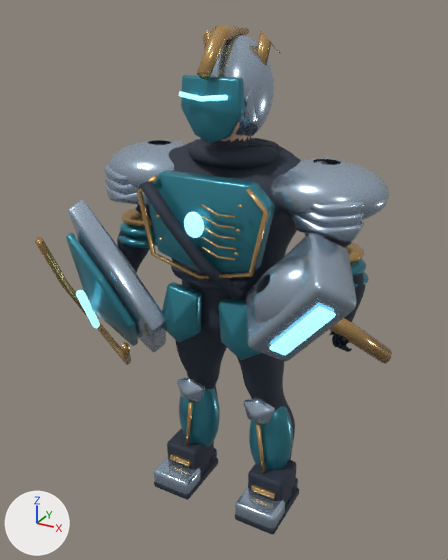
Two versions of the FBX model Assets/Alterverse/Resources/AuthoredHeroes/Kaelon.fbx, one commit apart.
Rendered twice from a 50 mm lens placed at (1.09, -2.07, 2.1), pointed at (-0.02, -0.05, 1.09). The lights are fixed; the arrows at lower left show +X, +Y and +Z. The older version comes first. Vertices at exactly the same position are counted once.

In view in the first picture: 'DF_Anatomy', 'DF_WeaponL', 'DF_WeaponR'.
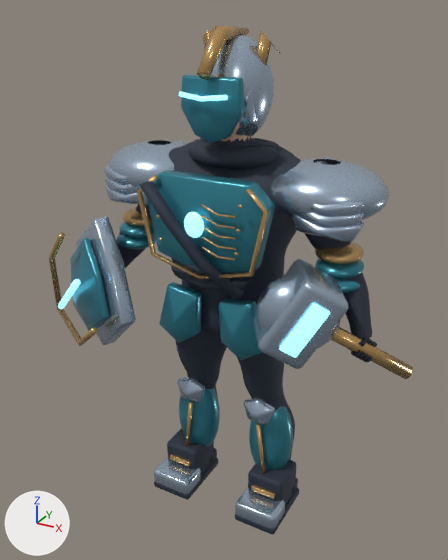
Location of each change, (x1, y1, x2, y2) in pixels of the pictures (448 x 560 px; the box of a moved part takes in the faces that stretch with it):
'DF_WeaponR', reshaped (10% wider, 8% shorter): before (246, 233, 392, 364); after (253, 259, 413, 379)
'DF_WeaponL', reshaped (33% narrower, 21% shorter): before (35, 200, 166, 365); after (49, 216, 136, 346)
part 1 of me_df_anatomy, moved or reshaped: before (120, 222, 155, 238); after (119, 221, 155, 238)
part 2 of me_df_anatomy, moved or reshaped: before (118, 235, 157, 248); after (117, 234, 156, 249)
part 3 of me_df_anatomy, moved or reshaped: before (341, 241, 364, 264); after (315, 241, 364, 265)
part 4 of me_df_anatomy, moved or reshaped (mostly hidden before): before (350, 258, 366, 276); after (315, 258, 364, 279)
part 5 of me_df_anatomy, moved or reshaped (mostly hidden): before (354, 272, 369, 288); after (335, 278, 360, 293)
part 6 of me_df_anatomy, moved or reshaped: before (343, 344, 352, 352); after (364, 341, 377, 362)
part 7 of me_df_anatomy, moved or reshaped: before (340, 342, 348, 350); after (360, 339, 374, 361)
part 8 of me_df_anatomy, moved or reshaped: before (336, 337, 345, 349); after (356, 338, 370, 359)
part 9 of me_df_anatomy, moved or reshaped: before (332, 334, 341, 347); after (351, 336, 365, 357)
part 10 of me_df_anatomy, moved or reshaped (mostly hidden before): before (340, 337, 346, 342); after (359, 337, 367, 347)
part 11 of me_df_anatomy, moved or reshaped: before (117, 239, 150, 273); after (116, 240, 146, 268)
part 12 of me_df_anatomy, moved or reshaped: before (330, 285, 366, 337); after (343, 281, 372, 339)
part 14 of me_df_weaponr, rebuilt: before (251, 256, 304, 322); after (253, 259, 349, 369)
part 15 of me_df_weaponr, rebuilt (23% narrower, 42% shorter): before (246, 233, 357, 362); after (256, 275, 341, 349)
part 16 of me_df_weaponr, rebuilt (22% narrower, 12% taller): before (270, 306, 336, 355); after (279, 303, 330, 358)
part 17 of me_df_weaponr, rebuilt: before (330, 317, 392, 364); after (331, 327, 413, 379)

Diff of the bpy script that builds the scene:
```diff
--- a/Assets/Alterverse/Resources/AuthoredHeroes/Kaelon.fbx.py
+++ b/Assets/Alterverse/Resources/AuthoredHeroes/Kaelon.fbx.py
@@ me_df_weaponr @@
-me_df_weaponr.from_pydata(...)  # 519 vertices, 486 faces; spans x 0.163..0.662, y -0.418..0.073, z 0.846..1.42
+me_df_weaponr.from_pydata(...)  # 514 vertices, 481 faces; spans x 0.212..0.757, y -0.412..0.007, z 0.842..1.3
+# me_df_weaponr part 14: the loose piece of 312 vertices spanning x 0.224..0.546, y -0.397..-0.121, z 1.014..1.354 is rebuilt with 96 vertices and now spans x 0.212..0.565, y -0.412..-0.097, z 0.956..1.3
+# me_df_weaponr part 15: the loose piece of 96 vertices spanning x 0.163..0.604, y -0.418..-0.101, z 0.948..1.42 is rebuilt with 312 vertices and now spans x 0.251..0.526, y -0.375..-0.134, z 0.985..1.271
+# me_df_weaponr part 16: the loose piece of 89 vertices spanning x 0.339..0.555, y -0.403..-0.339, z 1.007..1.244 is rebuilt with 84 vertices and now spans x 0.379..0.522, y -0.397..-0.31, z 1.019..1.225
+# me_df_weaponr part 17: the loose piece of 20 vertices spanning x 0.406..0.662, y -0.233..0.073, z 0.846..1.167 is rebuilt with 20 vertices and now spans x 0.43..0.757, y -0.238..0.007, z 0.842..1.106
+# other edits to the shape of me_df_weaponr do not show in these pictures
 me_df_weaponr.materials.append(mat_champagne_metal)
@@ me_df_anatomy @@
-me_df_anatomy.from_pydata(...)  # 22752 vertices, 21647 faces; spans x -0.59..0.59, y -0.33..0.21, z 0.02..2.05
+me_df_anatomy.from_pydata(...)  # 22752 vertices, 21647 faces; spans x -0.64..0.63, y -0.33..0.21, z 0.02..2.05
+# me_df_anatomy part 1: the loose piece of 312 vertices spanning x -0.54..-0.34, y -0.11..0.09, z 1.2..1.27 is scaled about its middle by (0.9, 0.9, 1), then moved by (-0.01, -0.01, 0.0)
+# me_df_anatomy part 2: the loose piece of 312 vertices spanning x -0.55..-0.36, y -0.11..0.09, z 1.15..1.22 is multiplied about its middle by the matrix ((0.91, 0.004, 0.028), (-0.005, 0.909, 0.047), (-0.027, -0.047, 0.908)), then moved by (-0.01, -0.02, 0.0)
+# me_df_anatomy part 3: the loose piece of 312 vertices spanning x 0.33..0.53, y -0.11..0.09, z 1.25..1.32 is scaled about its middle by (0.9, 0.9, 1), then moved by (0.01, 0.0, 0.0)
+# me_df_anatomy part 4: the loose piece of 312 vertices spanning x 0.34..0.54, y -0.11..0.09, z 1.2..1.27 is scaled about its middle by (0.9, 0.9, 1), then moved by (0.01, -0.01, 0.0)
+# me_df_anatomy part 5: the loose piece of 312 vertices spanning x 0.36..0.55, y -0.11..0.09, z 1.15..1.22 is multiplied about its middle by the matrix ((0.91, -0.004, -0.028), (0.005, 0.909, 0.047), (0.027, -0.047, 0.908)), then moved by (0.01, -0.02, 0.0)
+# me_df_anatomy part 6: the loose piece of 130 vertices spanning x 0.49..0.55, y -0.09..-0.03, z 0.92..1.0 is multiplied about its middle by the matrix ((0.97, -0.023, -0.229), (0.094, 0.946, 0.3), (0.21, -0.314, 0.923)), then moved by (0.09, -0.04, 0.0)
+# me_df_anatomy part 7: the loose piece of 130 vertices spanning x 0.48..0.54, y -0.1..-0.04, z 0.93..1.01 is multiplied about its middle by the matrix ((0.97, -0.023, -0.229), (0.094, 0.946, 0.3), (0.21, -0.314, 0.923)), then moved by (0.08, -0.04, 0.0)
+# me_df_anatomy part 8: the loose piece of 130 vertices spanning x 0.47..0.53, y -0.11..-0.05, z 0.94..1.01 is multiplied about its middle by the matrix ((0.97, -0.023, -0.229), (0.094, 0.946, 0.3), (0.21, -0.314, 0.923)), then moved by (0.08, -0.04, 0.0)
+# me_df_anatomy part 9: the loose piece of 130 vertices spanning x 0.46..0.52, y -0.12..-0.06, z 0.95..1.02 is multiplied about its middle by the matrix ((0.97, -0.023, -0.229), (0.094, 0.946, 0.3), (0.21, -0.314, 0.923)), then moved by (0.08, -0.03, 0.0)
+# me_df_anatomy part 10: the loose piece of 100 vertices spanning x 0.5..0.53, y -0.13..-0.06, z 0.99..1.02 is multiplied about its middle by the matrix ((0.805, -0.028, -0.306), (0.148, 0.971, 0.213), (0.41, -0.255, 0.713)), then moved by (0.08, -0.03, 0.01)
+# me_df_anatomy part 11: 328 of 22752 vertices moved; they spanned x -0.55..-0.41, y -0.13..0.04, z 0.94..1.32 and now span x -0.61..-0.42, y -0.17..0.04, z 0.93..1.32; mean shift (-0.06, -0.01, 0.0); largest move (-0.47, -0.09, 0.96) -> (-0.56, -0.13, 0.95)
+# me_df_anatomy part 12: 232 of 22752 vertices moved; they spanned x 0.41..0.55, y -0.13..0.04, z 0.94..1.32 and now span x 0.42..0.61, y -0.13..0.04, z 0.93..1.32; mean shift (0.05, 0.0, 0.0); largest move (0.5, -0.06, 1.0) -> (0.6, -0.06, 1.0)
+# other edits to the shape of me_df_anatomy do not show in these pictures
 me_df_anatomy.materials.append(mat_skin)
@@ me_df_weaponl @@
-me_df_weaponl.from_pydata(...)  # 354 vertices, 341 faces; spans x -0.798..-0.186, y -0.386..0.184, z 0.615..1.39
+me_df_weaponl.from_pydata(...)  # 354 vertices, 341 faces; spans x -0.906..-0.295, y -0.412..0.081, z 0.683..1.314
+# me_df_weaponl part 13: 354 of 354 vertices moved; they spanned x -0.798..-0.186, y -0.386..0.184, z 0.615..1.39 and now span x -0.906..-0.295, y -0.412..0.081, z 0.683..1.314; mean shift (-0.086, -0.033, 0.032)
 me_df_weaponl.materials.append(mat_brushed_silver)
```
